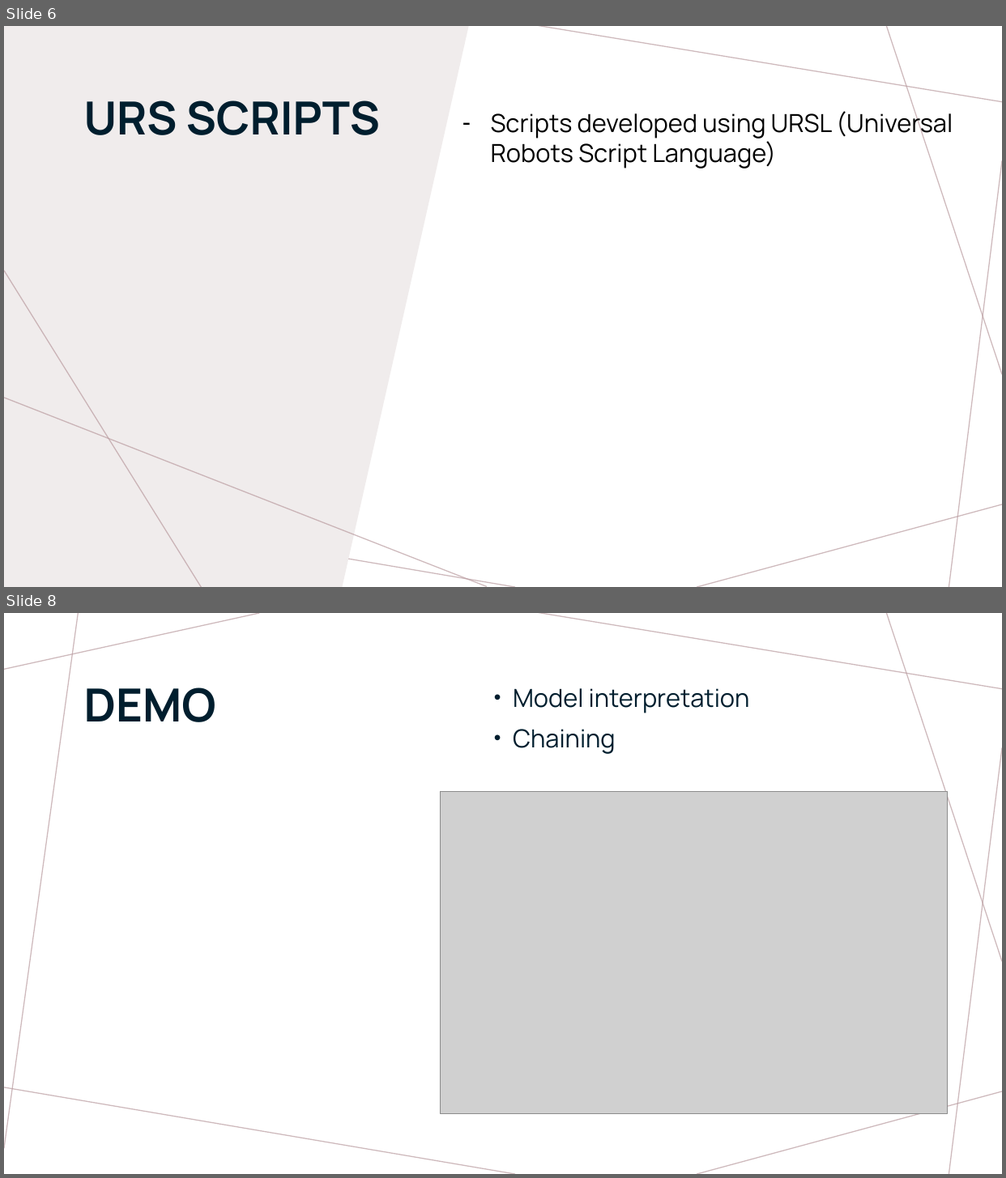
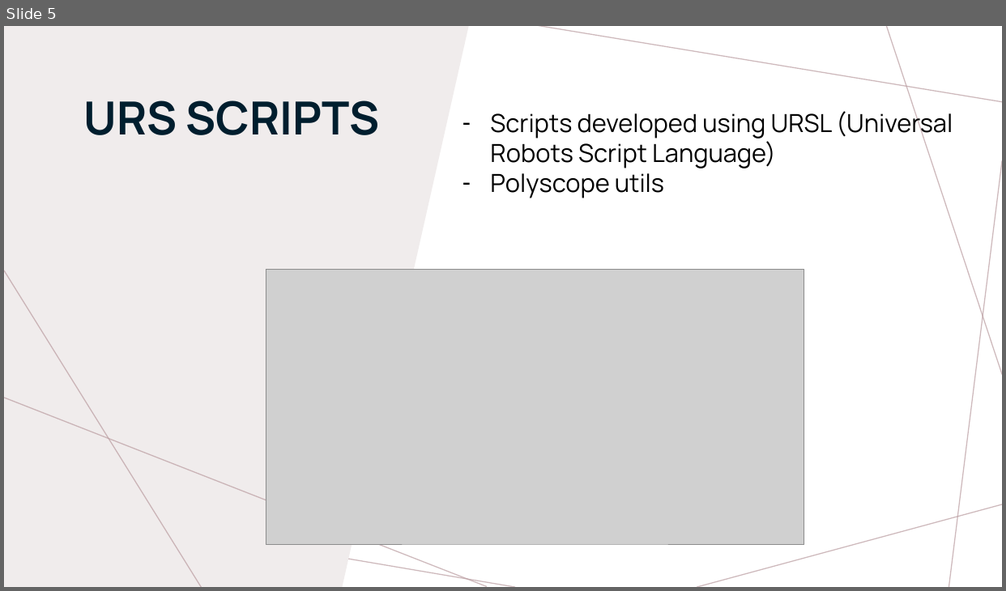
Before and after one commit to thijnmens/robogripper, a slide deck: docs/Delivery Challenge 1 Group 5.pptx. Shown one above the other, each under a label of ours: slides 6 and 8 before the commit, slide 5 after it; the slides between them are not shown. The pictures are 1006x1178 and 1006x591 pixels, drawn with LibreOffice and Linux fonts; fonts in the diff are those of the drawing; grey boxes stand for pictures; background and template pictures are left out. Boxes give left, top, right and bottom in pixels: in the first picture for what was removed or moved away, otherwise in the second. Text is boxed around its words. In the diff, an @@ line names an element or a change of style, - is before the commit and + after.

```diff
--- a/docs/Delivery Challenge 1 Group 5.pptx
+++ b/docs/Delivery Challenge 1 Group 5.pptx
@@ slide 8 removed at [4, 613, 1002, 1174], background picture (left out); not listed: 7 template elements that a slide beside it also shows @@
@@ title removed at [84, 688, 216, 722] @@
-DEMO
@@ text removed at [513, 688, 750, 754] @@
-• Model interpretation
-• Chaining
@@ picture removed at [441, 791, 948, 1114] @@
@@ what was slide 6 is now slide 5 @@
@@ slide 5 changed as well @@
@@ text at [490, 173, 664, 199]: paragraph added @@
+– Polyscope utils
@@ picture added at [266, 269, 804, 544] @@
```
Also in this commit, not shown: 4 other slides changed, 2 slides added, 3 other slides removed, 26 other files.
